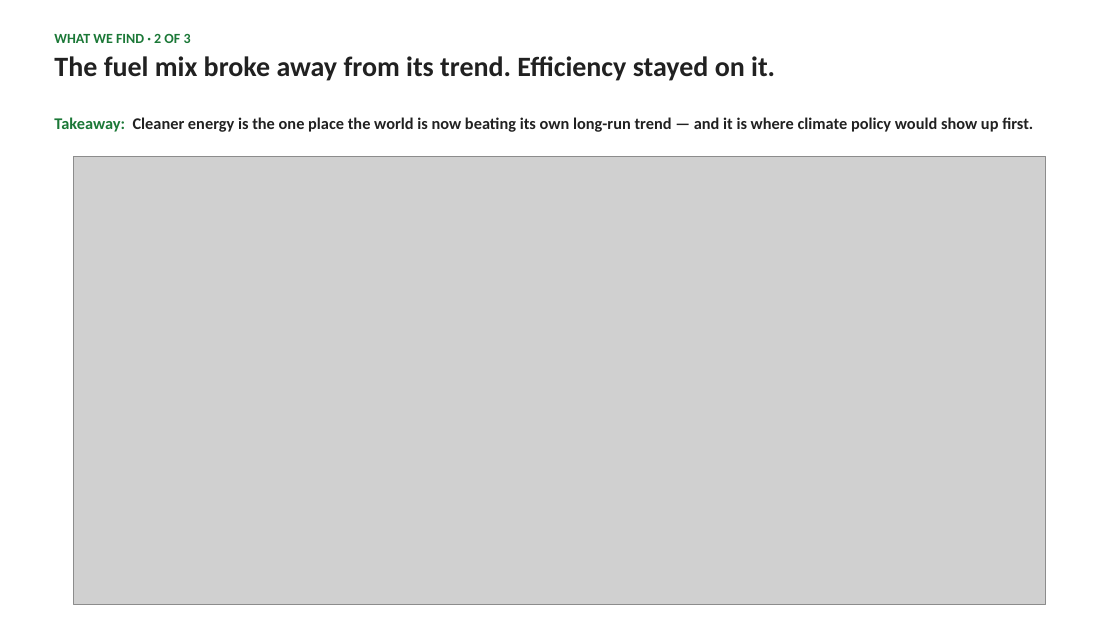
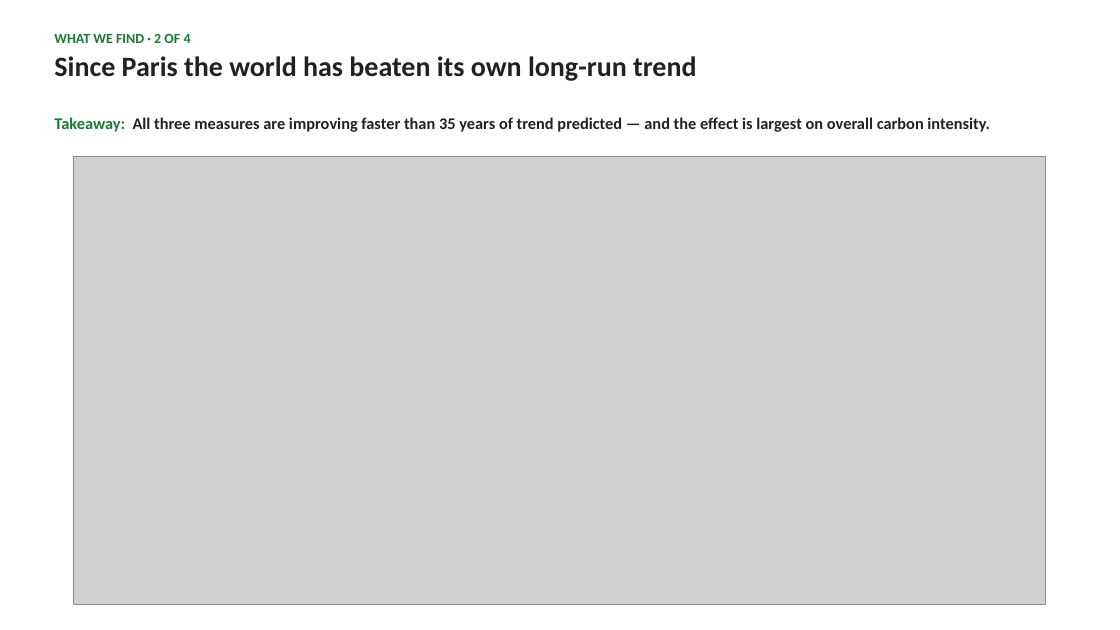
Before and after one commit to cwejnert/HDI-Happiness, a slide deck: slide 6 of carbon_breakpoints_takeaway_figures/paris_at_ten_world_deck.pptx. Drawn at 1120x630 pixels with LibreOffice and Linux fonts; fonts in the diff are those of the drawing; grey boxes stand for pictures. Boxes give left, top, right and bottom in pixels: in the first picture for what was removed or moved away, otherwise in the second. Text is boxed around its words. In the diff, an @@ line names an element or a change of style, - is before the commit and + after.

```diff
--- a/carbon_breakpoints_takeaway_figures/paris_at_ten_world_deck.pptx
+++ b/carbon_breakpoints_takeaway_figures/paris_at_ten_world_deck.pptx
@@ text at <box>54,34,696,81</box>: text changed @@
-WHAT WE FIND · 2 OF 3
-The fuel mix broke away from its trend. Efficiency stayed on it.
+WHAT WE FIND · 2 OF 4
+Since Paris the world has beaten its own long-run trend
@@ text at <box>54,117,989,132</box>: text changed @@
-Takeaway: Cleaner energy is the one place the world is now beating its own long-run trend — and it is where climate policy would show up first.
+Takeaway: All three measures are improving faster than 35 years of trend predicted — and the effect is largest on overall carbon intensity.
```
Also in this commit, not shown: 8 other slides changed, 1 slide added, 3 other files.
